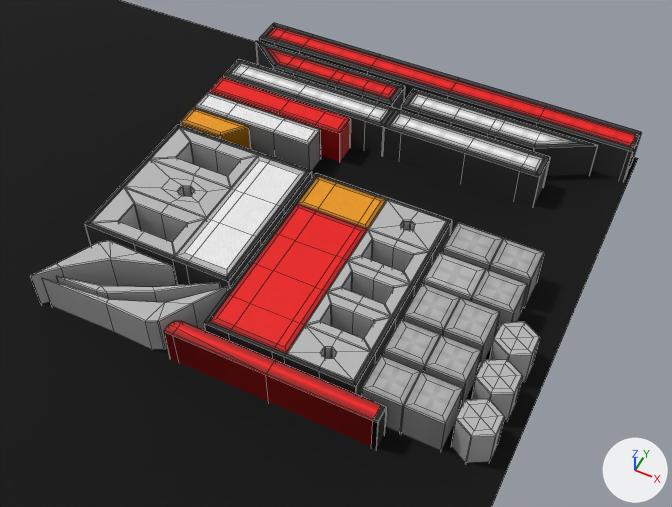
What one commit did to the Blender file vehicles/interrawt3/TextureBaker/interrawt3_lights_texbake.blend.
Camera for both pictures: a 50 mm lens placed at (1.094, -0.794, 1.412), pointed at (0.479, 0.437, -0.127). Lighting does not change. The marker at lower right points along +X, +Y and +Z. Mesh edges are drawn as thin lines.

The older version as bpy lines, for what is in view:
```python
ob_curve = bpy.data.objects.new('Curve', me_curve)
ob_curve.location = (0.0, 0.0, 0.0)
ob_curve.scale = (3.46, 3.46, 3.46)
ob_plane = bpy.data.objects.new('Plane', me_plane)
ob_plane.location = (0.0, 0.0, -0.09)
```
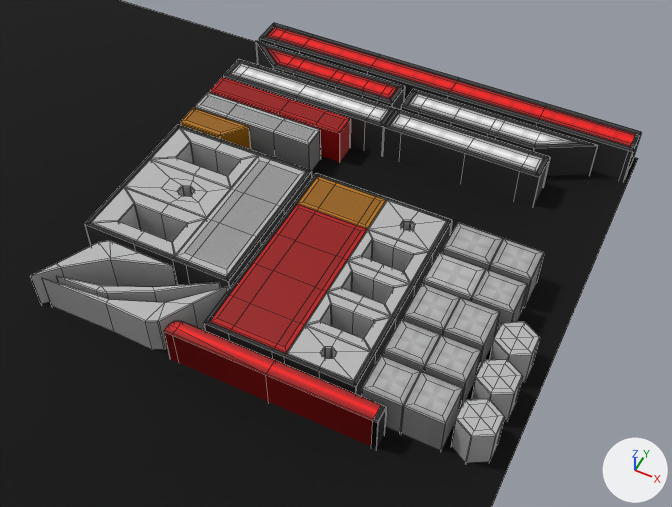
Edits to the scene script, one JSON object a line:
```json
{"block": "mat_lights_reflector", "where": "n7 = _N.new('ShaderNodeMix'); n7.name = 'Mix'"}
{"op": "set", "path": "n7.inputs[0].default_value", "old": "0.479", "new": "0.481", "note": "'Factor'"}
{"op": "add", "block": "mat_lights_reflector", "code": "n8 = _N.new('ShaderNodeMix'); n8.name = 'Mix.001'"}
{"op": "add", "block": "mat_lights_reflector", "code": "n8.data_type = 'RGBA'"}
{"op": "add", "block": "mat_lights_reflector", "code": "n8.blend_type = 'MULTIPLY'"}
{"op": "add", "block": "mat_lights_reflector", "code": "n8.clamp_factor = False"}
{"op": "add", "block": "mat_lights_reflector", "code": "n8.inputs[0].default_value = 1.0  # 'Factor'"}
{"op": "add", "block": "mat_lights_reflector", "code": "n8.inputs[7].default_value = (0.367, 0.367, 0.367, 1.0)  # 'B', grey #a3a3a3"}
{"block": "mat_lights_reflector", "where": "n3 = _N.new('NodeReroute'); n3.name = 'Reroute'"}
{"op": "remove", "block": "mat_lights_reflector", "code": "_L.new(n7.outputs[2], n3.inputs[0])  # 'Result' to 'Input'"}
{"op": "add", "block": "mat_lights_reflector", "code": "_L.new(n8.outputs[2], n3.inputs[0])  # 'Result' to 'Input'"}
{"op": "add", "block": "mat_lights_reflector", "code": "_L.new(n7.outputs[2], n8.inputs[6])  # 'Result' to 'A'"}
```

Pixel boxes [x1, y1, x2, y2] of what changed, in the pictures (672 x 507 px):
```json
{"object": "Curve", "change": "surface changed", "before": [182, 77, 383, 349], "after": [182, 77, 383, 349]}
```
